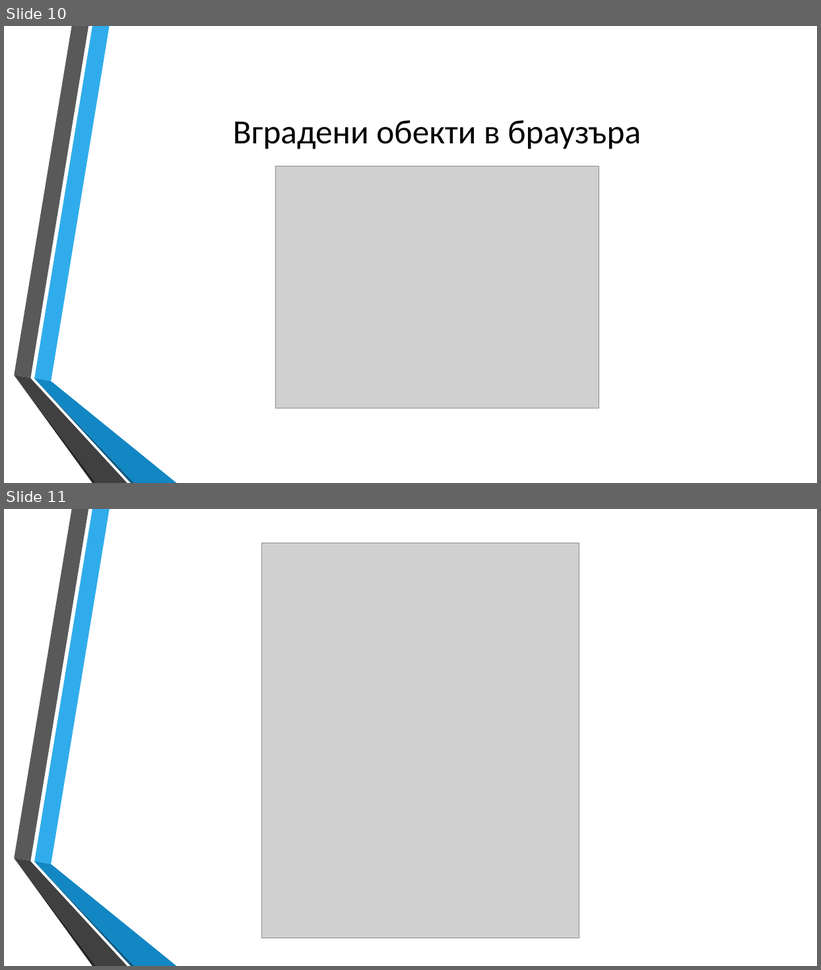
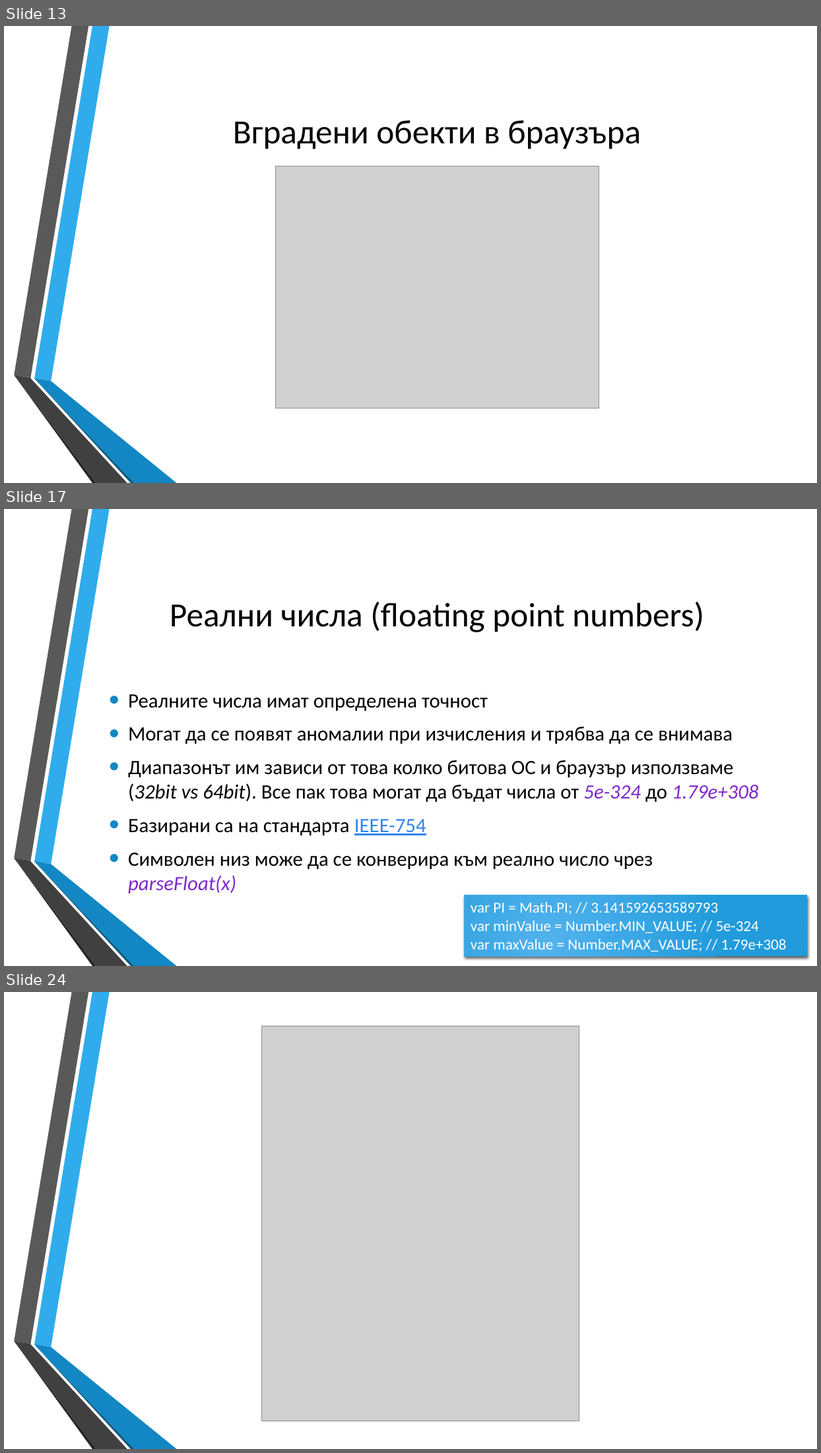
Before and after one commit to dnmitev/IT-Academy, a slide deck: JS Fundamentals/2.JS-Basics/JS-Basics.pptx. Shown one above the other, each under a label of ours: slides 10 and 11 before the commit, slides 13, 17 and 24 after it; the slides between them are not shown. The pictures are 821x970 and 821x1453 pixels, drawn with LibreOffice and Linux fonts; fonts in the diff are those of the drawing; grey boxes stand for pictures; background and template pictures are left out. Boxes give left, top, right and bottom in pixels: in the first picture for what was removed or moved away, otherwise in the second. Text is boxed around its words. In the diff, an @@ line names an element or a change of style, - is before the commit and + after.

```diff
--- a/JS Fundamentals/2.JS-Basics/JS-Basics.pptx
+++ b/JS Fundamentals/2.JS-Basics/JS-Basics.pptx
@@ slide 17 added at <box>4,509,817,966</box>, background picture (left out); not listed: 6 template elements that a slide beside it also shows @@
@@ title added at <box>170,601,704,632</box>, 40 pt, text #000000 @@
+Реални числа (floating point numbers)
@@ text added at <box>128,694,758,894</box>, 24 pt, text #000000 @@
+• Реалните числа имат определена точност
+• Могат да се появят аномалии при изчисления и трябва да се внимава
+• Диапазонът им зависи от това колко битова ОС и браузър използваме (32bit vs 64bit). Все пак това могат да бъдат числа от 5e-324 до 1.79e+308
+• Базирани са на стандарта IEEE-754
+• Символен низ може да се конверира към реално число чрез parseFloat(x)
@@ rectangle added at <box>465,895,807,956</box>, fill gradient #51B3ED to #219CDB, 18 pt, text #FFFFFF @@
+var PI = Math.PI; // 3.141592653589793
+var minValue = Number.MIN_VALUE; // 5e-324
+var maxValue = Number.MAX_VALUE; // 1.79e+308
@@ what was slide 10 is now slide 13 @@
@@ what was slide 11 is now slide 24 @@
```
Also in this commit, not shown: 1 slide changed, 12 other slides added, 5 other files.
